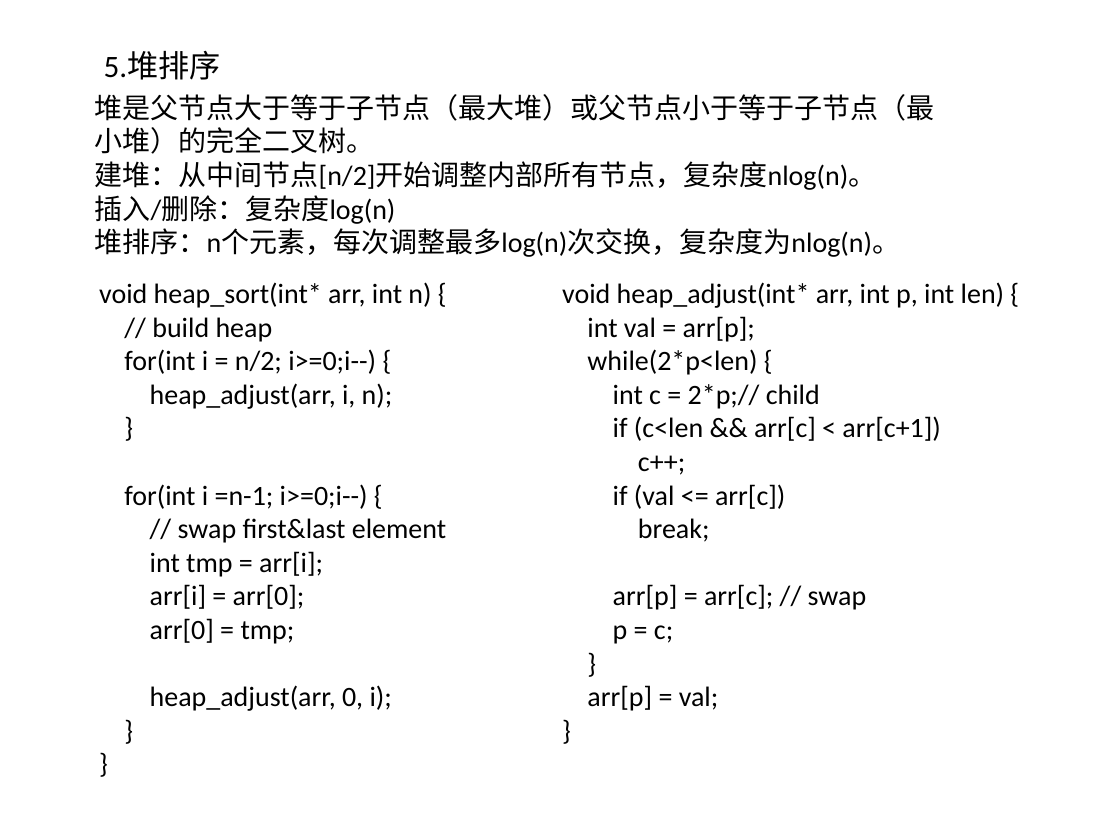
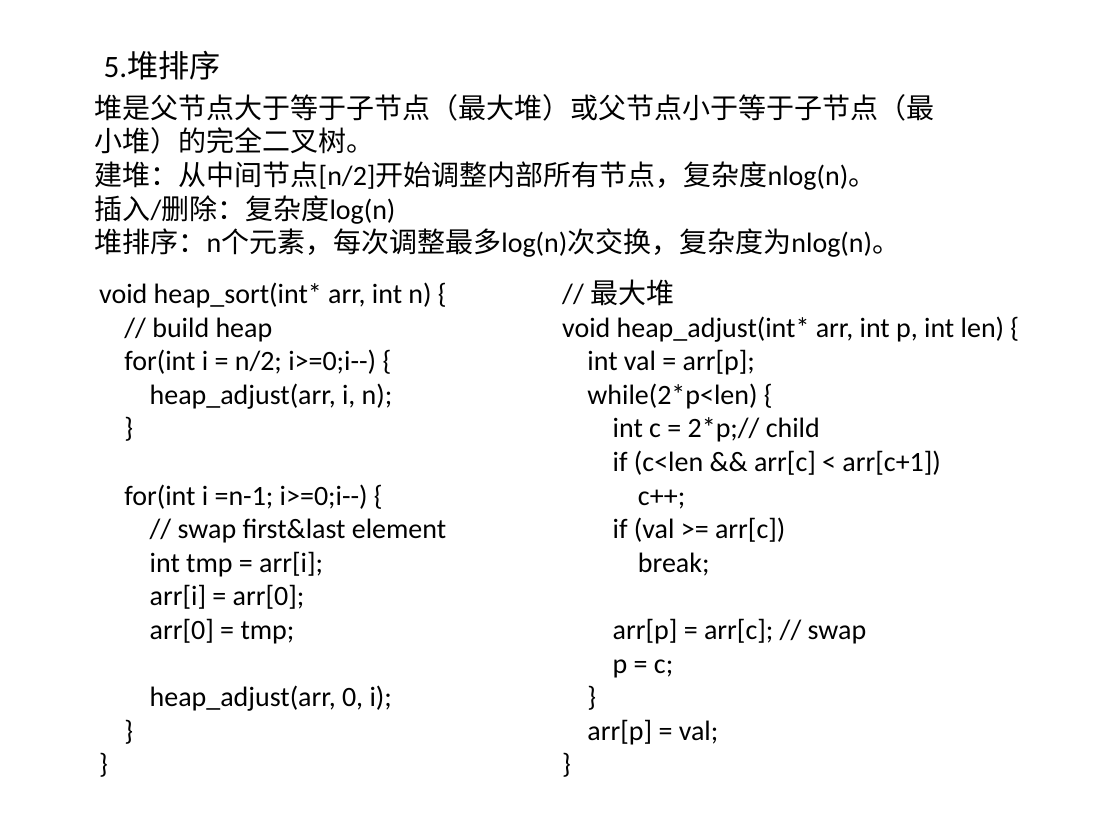
Before and after one commit to willkk/miscellaneous, a slide deck: slide 7 of algos_summary.pptx. Drawn at 1120x840 pixels with LibreOffice and Linux fonts; fonts in the diff are those of the drawing. Boxes give left, top, right and bottom in pixels: in the first picture for what was removed or moved away, otherwise in the second. Text is boxed around its words. In the diff, an @@ line names an element or a change of style, - is before the commit and + after.

```diff
--- a/algos_summary.pptx
+++ b/algos_summary.pptx
@@ text at (590, 279, 674, 306): paragraph added @@
+// 最大堆
@@ text at (613, 517, 785, 542): text changed @@
-if (val <= arr[c])
+if (val >= arr[c])
```
Also in this commit, not shown: 1 other file.
